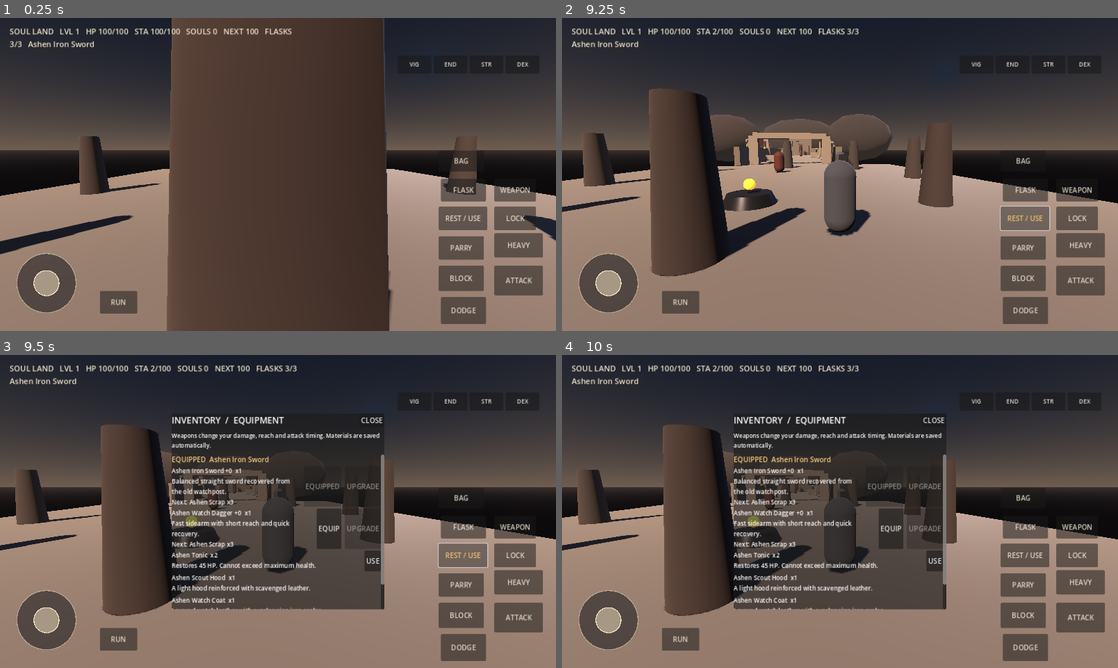
Above: before the commit, frames 1-4 (two rows, left to right).
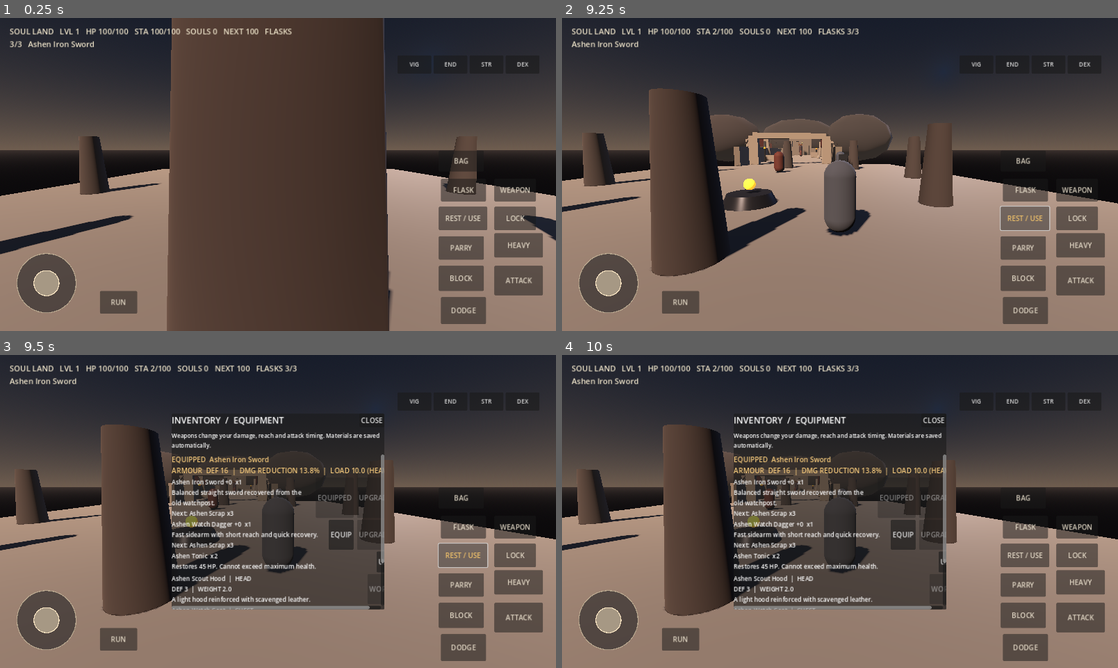
Above: after the commit, the same moments.

Repository: codingscenes2-cyber/SoulLans
Game: Godot game, scene res://scenes/main.tscn
Two runs of this game, one before a commit and one after it. Both use one fixed random seed, a clock stepped at 60 frames per second and the inputs below.
Inputs (mouse positions are in pixels of both pictures, inside the frame that each line leads up to):
- Up to frame 1 (0.25 s): no input
- Up to frame 2 (9.25 s): drag from (606, 284) to (895, 105) at 0.52 s; drag from (728, 190) to (812, 237) at 1.27 s; click "ATTACK" at 2 s; click "HEAVY" at 2.75 s; click "BLOCK" at 3.5 s; click "PARRY" at 4.25 s; click "DODGE" at 5 s; click "LOCK" at 5.75 s; move the mouse to (895, 105) at 6.52 s; hold D (move_right) 6.53-7.25 s; tap Space (dodge) at 6.6 s; drag from (812, 237) to (673, 127) at 7.27 s; click "REST / USE" at 8 s; move the mouse to (1006, 221) at 8.77 s; hold A (move_left) from 8.78 s (still down); tap H (heavy_attack) at 8.85 s
- Up to frame 3 (9.5 s): keep holding A (move_left); tap I (inventory) at 9.4 s
- Up to frame 4 (10 s): release A (move_left) at 9.5 s; click "EQUIP" at 9.5 s

Frames 1-2 are identical in both runs. In frame 3, 4.3% of the frame differs, in the area x 30-70%, y 36-82%; in frame 4, 4.3%.

Commit message:
Add armour equipment controls and live defensive stats to inventory

Diff:
--- a/scripts/mobile_hud.gd
+++ b/scripts/mobile_hud.gd
@@ -192,6 +192,9 @@
     var equipped_id := GameState.get_equipped_weapon_id()
     var equipment_title := Label.new()
     equipment_title.text = "EQUIPPED  " + str(GameState.get_item_info(equipped_id).get("name", "Unarmed"))
+    if is_instance_valid(player) and player.has_method("get_status"):
+        var player_status: Dictionary = player.get_status()
+        equipment_title.text += "\nARMOUR  DEF %.0f  |  DMG REDUCTION %.1f%%  |  LOAD %.1f (%s)" % [float(player_status.get("armor_defense", 0.0)), float(player_status.get("damage_reduction", 0.0)) * 100.0, float(player_status.get("equip_load", 0.0)), str(player_status.get("equip_load_tier", "light")).to_upper()]
     equipment_title.add_theme_color_override("font_color", Color(0.95, 0.78, 0.48))
     inventory_list.add_child(equipment_title)
     for entry in GameState.get_inventory():
@@ -226,7 +229,16 @@
         details.add_theme_font_size_override("font_size", 14)
         row.add_child(details)
         var item_type := str(info.get("type", ""))
-        if item_type == "weapon":
+        if item_type == "armor":
+            var armor_slot := str(info.get("slot", ""))
+            var armor_equipped := GameState.get_equipped_armor(armor_slot) == item_id
+            details.text = "%s  |  %s\nDEF %.0f  |  WEIGHT %.1f\n%s" % [item_title, armor_slot.to_upper(), float(info.get("defense", 0.0)), float(info.get("weight", 0.0)), str(info.get("description", ""))]
+            var armor_button := Button.new()
+            armor_button.text = "WORN" if armor_equipped else "EQUIP"
+            armor_button.disabled = armor_equipped
+            armor_button.pressed.connect(_on_inventory_armor.bind(item_id))
+            row.add_child(armor_button)
+        elif item_type == "weapon":
             var equip_button := Button.new()
             equip_button.text = "EQUIPPED" if item_id == equipped_id else "EQUIP"
             equip_button.disabled = item_id == equipped_id
@@ -245,6 +257,12 @@
             use_button.text = "USE"
             use_button.pressed.connect(_on_inventory_use.bind(item_id))
             row.add_child(use_button)
+
+func _on_inventory_armor(item_id: String) -> void:
+    if is_instance_valid(player) and player.has_method("equip_armor_by_id"):
+        if player.equip_armor_by_id(item_id):
+            show_message("Armour equipped. Defence and movement load recalculated.")
+            _refresh_inventory_panel()
 
 func _on_inventory_equip(item_id: String) -> void:
     if is_instance_valid(player) and player.has_method("equip_weapon_by_id"):
